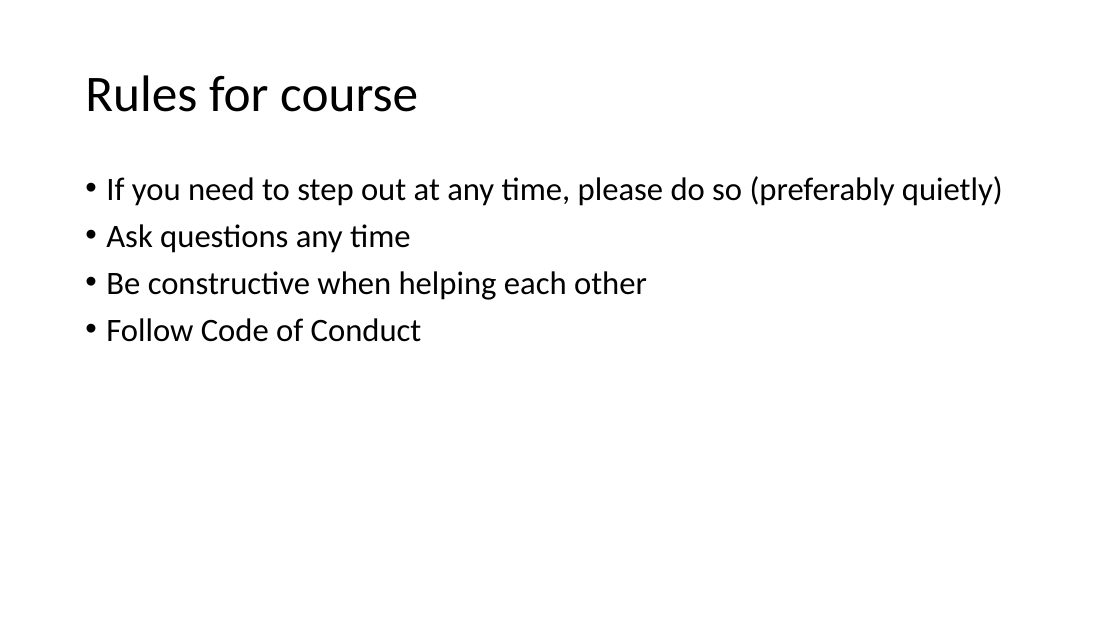
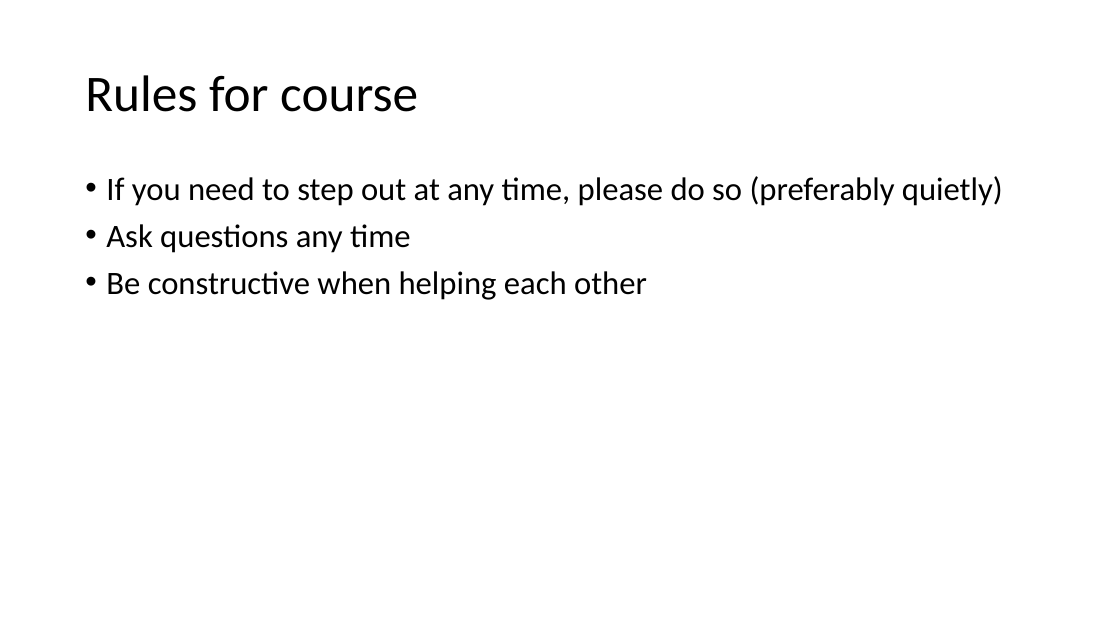
Before and after one commit to DoriMG/SN_python_course, a slide deck: slide 8 of lectures/0_introduction.pptx. Drawn at 1120x630 pixels with LibreOffice and Linux fonts; fonts in the diff are those of the drawing. Boxes give left, top, right and bottom in pixels: in the first picture for what was removed or moved away, otherwise in the second. Text is boxed around its words. In the diff, an @@ line names an element or a change of style, - is before the commit and + after.

```diff
--- a/lectures/0_introduction.pptx
+++ b/lectures/0_introduction.pptx
@@ text at bbox=[106, 318, 422, 342]: paragraph removed @@
-• Follow Code of Conduct
```
Also in this commit, not shown: 1 other slide changed.
